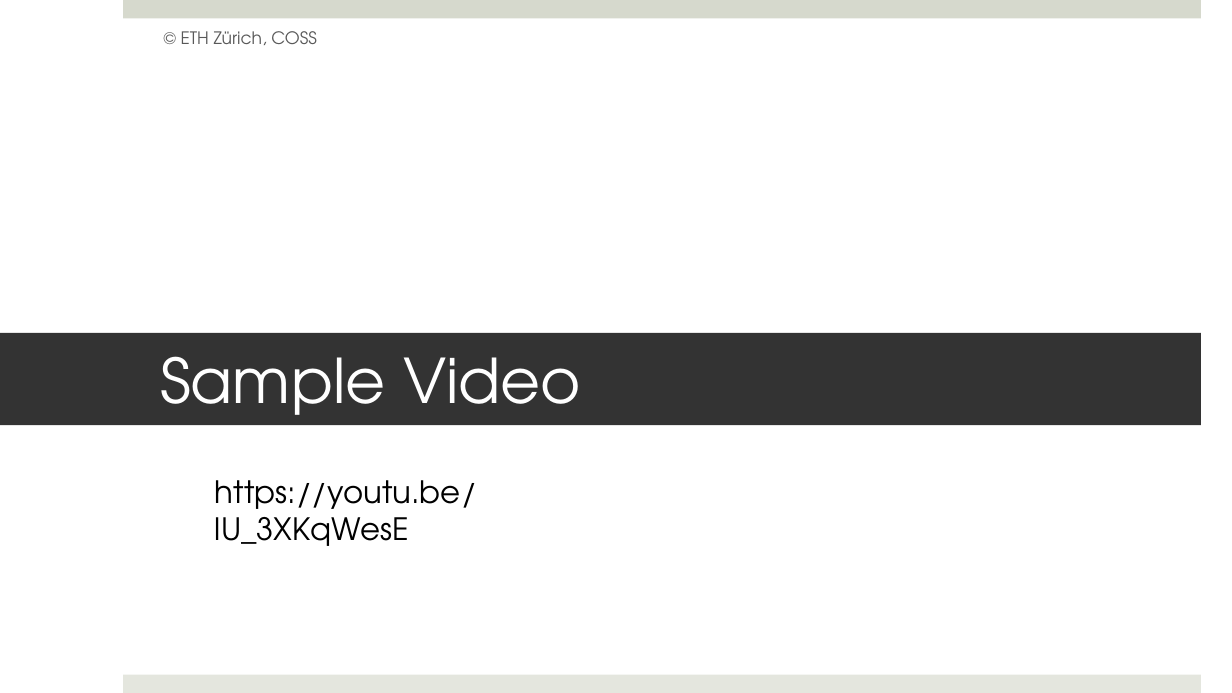
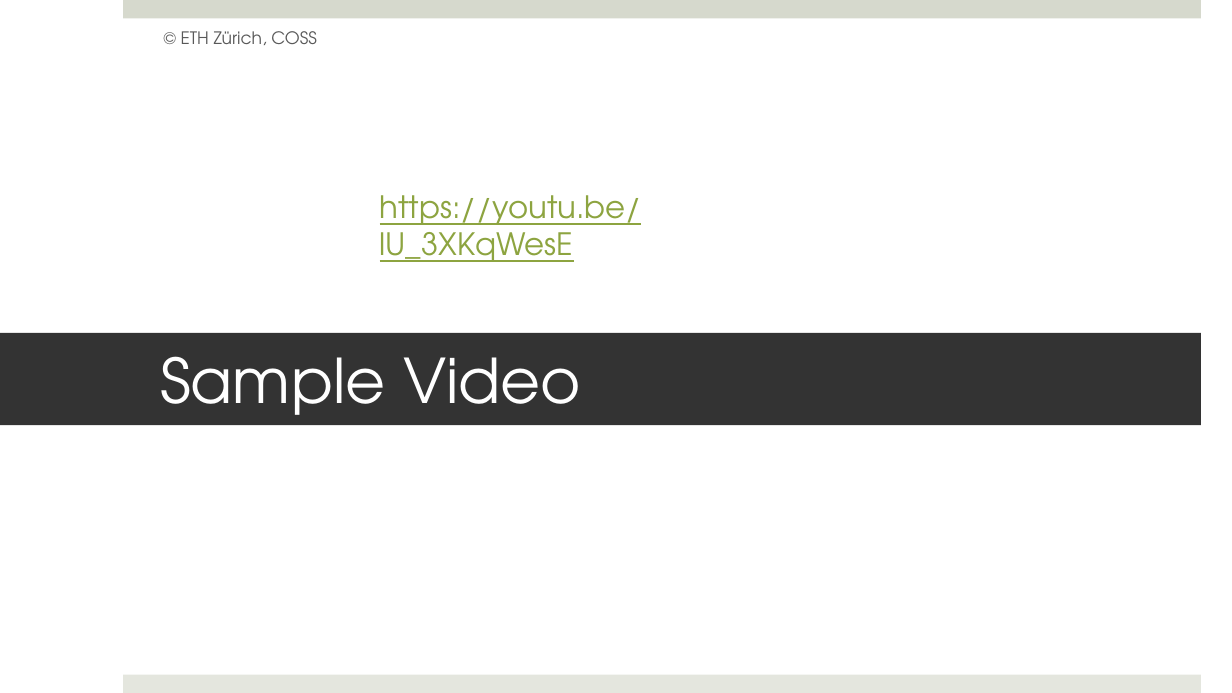
Before and after one commit to mistelip/SwarmPulse, a slide deck: slide 14 of Documents/presentation.pptx. Drawn at 1232x693 pixels with LibreOffice and Linux fonts; fonts in the diff are those of the drawing. Boxes give left, top, right and bottom in pixels: in the first picture for what was removed or moved away, otherwise in the second. Text is boxed around its words. In the diff, an @@ line names an element or a change of style, - is before the commit and + after.

```diff
--- a/Documents/presentation.pptx
+++ b/Documents/presentation.pptx
@@ text "https://youtu.be/lU_3XKqWesE": place and size @@
-text "https://youtu.be/lU_3XKqWesE" at [215,480,477,546]
+text "https://youtu.be/lU_3XKqWesE" at [380,195,642,262]
@@ text "https://youtu.be/lU_3XKqWesE" at [380,195,642,262]: text colour #000000 to #8DA440, underline on @@
```
Also in this commit, not shown: 4 other slides changed, 8 other files.
